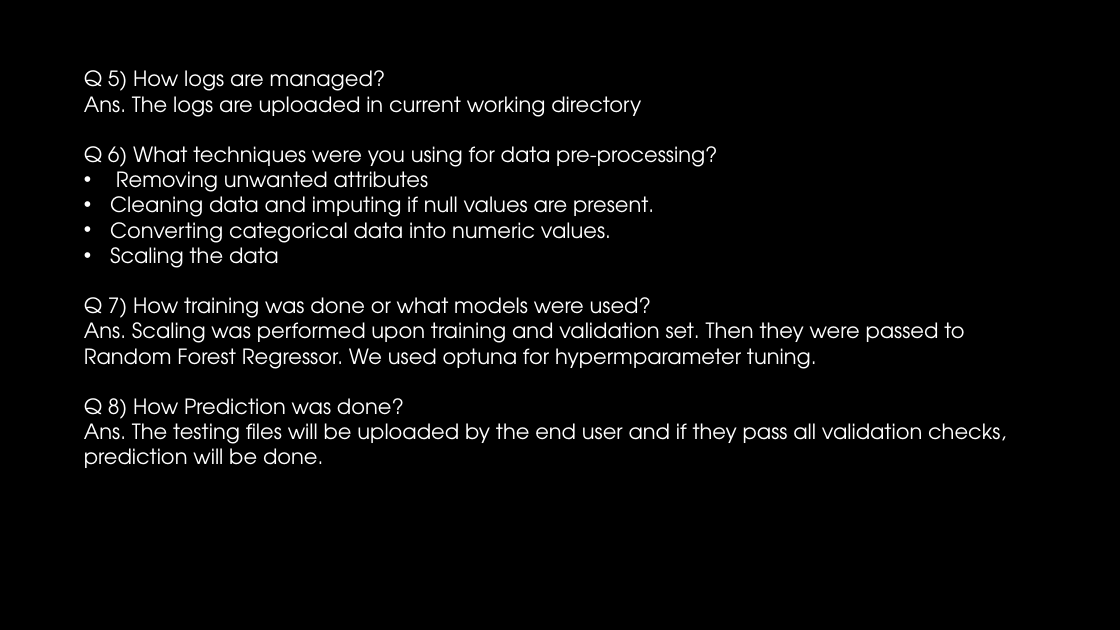
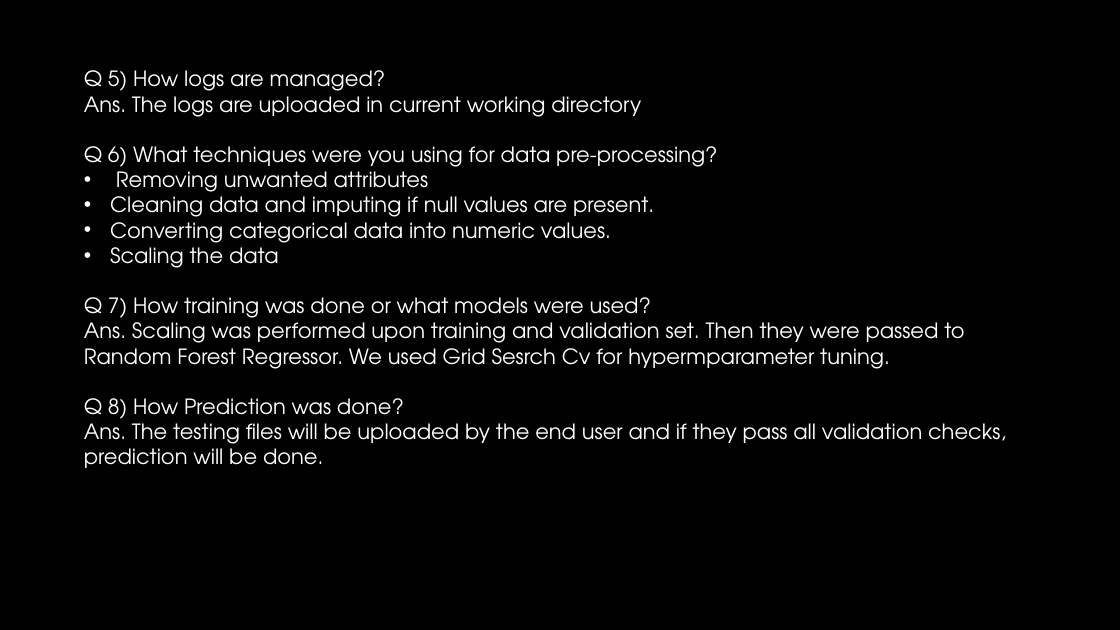
Before and after one commit to ShaikhArshad11/Stores-Sales-Prediction, a slide deck: slide 10 of Documents/Detailed Report.pptx. Drawn at 1120x630 pixels with LibreOffice and Linux fonts; fonts in the diff are those of the drawing; background and template pictures are left out. Boxes give left, top, right and bottom in pixels: in the first picture for what was removed or moved away, otherwise in the second. Text is boxed around its words. In the diff, an @@ line names an element or a change of style, - is before the commit and + after.

```diff
--- a/Documents/Detailed Report.pptx
+++ b/Documents/Detailed Report.pptx
@@ text at <box>84,316,964,369</box>: text changed @@
-Ans. Scaling was performed upon training and validation set. Then they were passed to Random Forest Regressor. We used optuna for hypermparameter tuning.
+Ans. Scaling was performed upon training and validation set. Then they were passed to Random Forest Regressor. We used Grid Sesrch Cv for hypermparameter tuning.
```
Also in this commit, not shown: 1 other slide changed, 3 other files.
